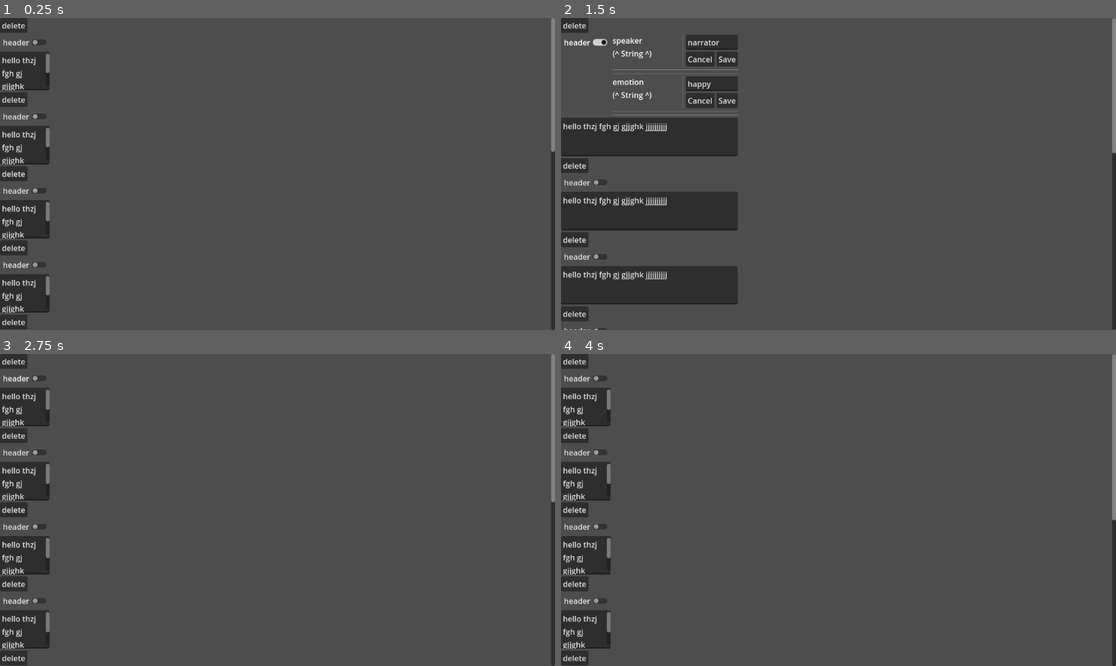
Above: before the commit, frames 1-4 (two rows, left to right).
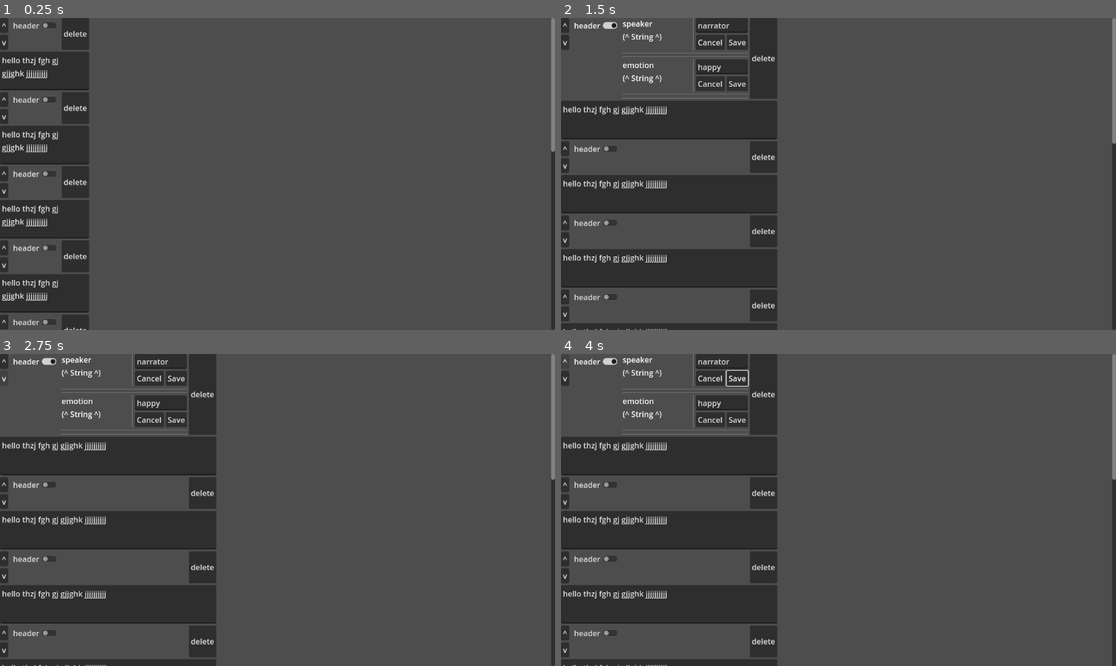
Above: after the commit, the same moments.

Repository: SnekOfSpice/dialog-editor
Game: Godot game, scene res://ydfgdf.tscn
Same seed, same stepped clock (60 frames per second), same inputs: the game is played once before the commit and once after it. This scene is started directly instead of the project's main scene.
Inputs (mouse positions are in pixels of both pictures, inside the frame that each line leads up to):
- Up to frame 1 (0.25 s): no input
- Up to frame 2 (1.5 s): click (566, 24) at 0.5 s, where only the run after the commit has a clickable "^"; click "header" at 1.25 s
- Up to frame 3 (2.75 s): click (5, 378) at 2 s, where only the run after the commit has a clickable "v"
- Up to frame 4 (4 s): click (738, 378) at 2.75 s, where only the run after the commit has a clickable "Save"; click (566, 360) at 3.5 s, where only the run after the commit has a clickable "^"

The runs differ from the first frame. In frame 1, 8.2% of the frame differs, in the area x 0-17%, y 0-100%; in frame 2, 19%; in frame 3, 22%; in frame 4, 22%, in the area x 0-100%, y 0-100%.

Commit message:
add choices

Diff:
--- a/autoload/pages.gd
+++ b/autoload/pages.gd
@@ -166,16 +166,41 @@
 		printt(old_default)
 		printt(new_name, new_value, new_type)
 
+
+
+		# if the header was the default value here, just apply the new default schema
 		if old_value == old_default:
 			transformed[i] = new_schema[i]
+		# the old value wasn't the default...
 		else:
-			if old_name == new_name:
-				if old_type == new_type:
-					# preserve when defaults have been overridden
-					transformed[i] = header_to_transform[i]
-
-				# TODO: handle type conversions, for now lets just assume everything is a string
-
+			# if the data type stayed the same, we assume the rest to also be adjusted accordingly
+			var converted_value
+
+
+			# BIG TODO LMAO
+			# TODO: handle type conversions,
+			# for now lets just assume everything is a string
+
+			match old_type:
+				Pages.DataTypes._String:
+					match new_type:
+						Pages.DataTypes._Array:
+							pass
+						Pages.DataTypes._String:
+							converted_value = header_to_transform[i].get("value")
+						Pages.DataTypes._Dictionary:
+							pass
+						Pages.DataTypes._Float:
+							pass
+						Pages.DataTypes._Integer:
+							pass
+
+
+			transformed[i] = {
+					"property_name": new_name,
+					"value": converted_value,
+					"data_type": new_type
+				}
 
 	# idk this seems bad
 	for j in transformed.size():
--- /dev/null
+++ b/src/choice_container.gd
@@ -0,0 +1,28 @@
+extends VBoxContainer
+
+
+func serialize() -> Array:
+	var result = []
+
+	for c in $ChoiceList.get_children():
+		result.append(c.serialize())
+
+	return result
+
+func deserialize(data: Array):
+	for c in $ChoiceList.get_children():
+		c.queue_free()
+
+	for d in data:
+		add_choice(d)
+
+func add_choice(choice_data:={
+		"choice_text": "choice label",
+		"target_page": 0,}
+	):
+	var choice = preload("res://src/choice_edit.tscn").instantiate()
+	$ChoiceList.add_child(choice)
+	choice.deserialize(choice_data)
+
+func _on_add_button_pressed() -> void:
+	add_choice()
--- /dev/null
+++ b/src/choice_container.tscn
@@ -0,0 +1,23 @@
+[gd_scene load_steps=2 format=3 uid="uid://btcdvjuk2ku18"]
+
+[ext_resource type="Script" path="res://src/choice_container.gd" id="1_22qh4"]
+
+[node name="ChoiceContainer" type="VBoxContainer"]
+anchors_preset = 15
+anchor_right = 1.0
+anchor_bottom = 1.0
+grow_horizontal = 2
+grow_vertical = 2
+script = ExtResource("1_22qh4")
+
+[node name="Controls" type="HBoxContainer" parent="."]
+layout_mode = 2
+
+[node name="AddButton" type="Button" parent="Controls"]
+layout_mode = 2
+text = "add choice"
+
+[node name="ChoiceList" type="VBoxContainer" parent="."]
+layout_mode = 2
+
+[connection signal="pressed" from="Controls/AddButton" to="." method="_on_add_button_pressed"]
--- /dev/null
+++ b/src/choice_edit.gd
@@ -0,0 +1,33 @@
+extends HBoxContainer
+
+
+# Called when the node enters the scene tree for the first time.
+func _ready() -> void:
+	$PageSelect.max_value = Pages.get_page_count() - 1
+
+
+func deserialize(data:Dictionary):
+	$LineEdit.text = data.get("choice_text")
+	$PageSelect.value = data.get("target_page")
+
+	update()
+
+func serialize():
+	return {
+		"choice_text": $LineEdit.text,
+		"target_page": $PageSelect.value
+	}
+
+func _on_page_select_value_changed(value: float) -> void:
+	update()
+
+func update():
+	var default_target = int($PageSelect.value)
+	default_target = min(default_target, Pages.get_page_count() - 1)
+
+	$PageKeyLabel.text = Pages.page_data.get(default_target).get("page_key")
+	$PageSelect.value = default_target
+
+
+func _on_delete_pressed() -> void:
+	queue_free()
--- /dev/null
+++ b/src/choice_edit.tscn
@@ -0,0 +1,29 @@
+[gd_scene load_steps=2 format=3 uid="uid://dktj30rkefkhh"]
+
+[ext_resource type="Script" path="res://src/choice_edit.gd" id="1_2jptq"]
+
+[node name="ChoiceEdit" type="HBoxContainer"]
+anchors_preset = 10
+anchor_right = 1.0
+offset_bottom = 31.0
+grow_horizontal = 2
+size_flags_horizontal = 3
+size_flags_vertical = 3
+script = ExtResource("1_2jptq")
+
+[node name="Delete" type="Button" parent="."]
+layout_mode = 2
+text = "X"
+
+[node name="LineEdit" type="LineEdit" parent="."]
+layout_mode = 2
+size_flags_horizontal = 3
+
+[node name="PageSelect" type="SpinBox" parent="."]
+layout_mode = 2
+
+[node name="PageKeyLabel" type="Label" parent="."]
+layout_mode = 2
+
+[connection signal="pressed" from="Delete" to="." method="_on_delete_pressed"]
+[connection signal="value_changed" from="PageSelect" to="." method="_on_page_select_value_changed"]
--- a/src/line.gd
+++ b/src/line.gd
@@ -17,6 +17,7 @@
 			pass
 
 	find_child("TextContent").visible = line_type == Data.LineType.Text
+	find_child("ChoiceContainer").visible = line_type == Data.LineType.Choice
 
 func set_head_editable(value: bool):
 	find_child("Header").visible = value
@@ -29,7 +30,13 @@
 	data["header"] = find_child("Header").serialize()
 
 	# content match
-	data["content"] = find_child("TextContent").text
+	match line_type:
+		Data.LineType.Text:
+			data["content"] = find_child("TextContent").text
+		Data.LineType.Choice:
+			data["content"] = find_child("ChoiceContainer").serialize()
+		Data.LineType.Instruction:
+			pass
 
 	return data
 
@@ -45,7 +52,7 @@
 		Data.LineType.Text:
 			find_child("TextContent").text = data.get("content")
 		Data.LineType.Choice:
-			pass
+			find_child("ChoiceContainer").deserialize(data.get("content"))
 		Data.LineType.Instruction:
 			pass
 
--- a/src/line.tscn
+++ b/src/line.tscn
@@ -1,7 +1,8 @@
-[gd_scene load_steps=3 format=3 uid="uid://b53i8f73mqi3r"]
+[gd_scene load_steps=4 format=3 uid="uid://b53i8f73mqi3r"]
 
 [ext_resource type="Script" path="res://src/line.gd" id="1_6i1bg"]
 [ext_resource type="PackedScene" uid="uid://c23v82ojiuvbs" path="res://src/header.tscn" id="2_qs17t"]
+[ext_resource type="PackedScene" uid="uid://btcdvjuk2ku18" path="res://src/choice_container.tscn" id="3_jjtdq"]
 
 [node name="Line" type="VBoxContainer"]
 anchors_preset = 15
@@ -14,23 +15,40 @@
 [node name="Controls" type="HBoxContainer" parent="."]
 layout_mode = 2
 
-[node name="Delete" type="Button" parent="Controls"]
-layout_mode = 2
-text = "delete"
-
-[node name="Content" type="VBoxContainer" parent="."]
+[node name="VBoxContainer" type="VBoxContainer" parent="Controls"]
 layout_mode = 2
 
-[node name="HBoxContainer" type="HBoxContainer" parent="Content"]
+[node name="MoveUp" type="Button" parent="Controls/VBoxContainer"]
+layout_mode = 2
+focus_mode = 0
+text = "^"
+
+[node name="MoveDown" type="Button" parent="Controls/VBoxContainer"]
+layout_mode = 2
+focus_mode = 0
+text = "v"
+
+[node name="HeaderContainer" type="HBoxContainer" parent="Controls"]
 layout_mode = 2
 
-[node name="HeadVisibilityToggle" type="CheckButton" parent="Content/HBoxContainer"]
+[node name="HeadVisibilityToggle" type="CheckButton" parent="Controls/HeaderContainer"]
 layout_mode = 2
 size_flags_vertical = 0
 focus_mode = 0
 text = "header"
 
-[node name="Header" parent="Content/HBoxContainer" instance=ExtResource("2_qs17t")]
+[node name="Header" parent="Controls/HeaderContainer" instance=ExtResource("2_qs17t")]
+layout_mode = 2
+
+[node name="MarginContainer" type="MarginContainer" parent="Controls"]
+layout_mode = 2
+size_flags_horizontal = 10
+
+[node name="Delete" type="Button" parent="Controls/MarginContainer"]
+layout_mode = 2
+text = "delete"
+
+[node name="Content" type="VBoxContainer" parent="."]
 layout_mode = 2
 
 [node name="TextContent" type="TextEdit" parent="Content"]
@@ -41,5 +59,8 @@
 wrap_mode = 1
 autowrap_mode = 2
 
-[connection signal="pressed" from="Controls/Delete" to="." method="_on_delete_pressed"]
-[connection signal="toggled" from="Content/HBoxContainer/HeadVisibilityToggle" to="." method="_on_head_visibility_toggle_toggled"]
+[node name="ChoiceContainer" parent="Content" instance=ExtResource("3_jjtdq")]
+layout_mode = 2
+
+[connection signal="toggled" from="Controls/HeaderContainer/HeadVisibilityToggle" to="." method="_on_head_visibility_toggle_toggled"]
+[connection signal="pressed" from="Controls/MarginContainer/Delete" to="." method="_on_delete_pressed"]
